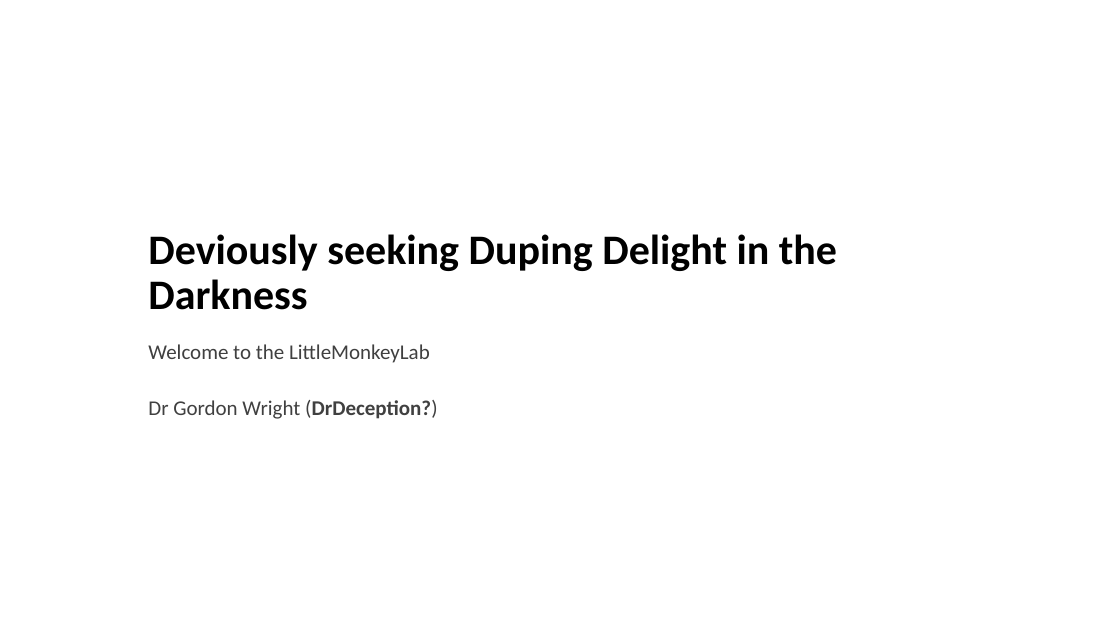
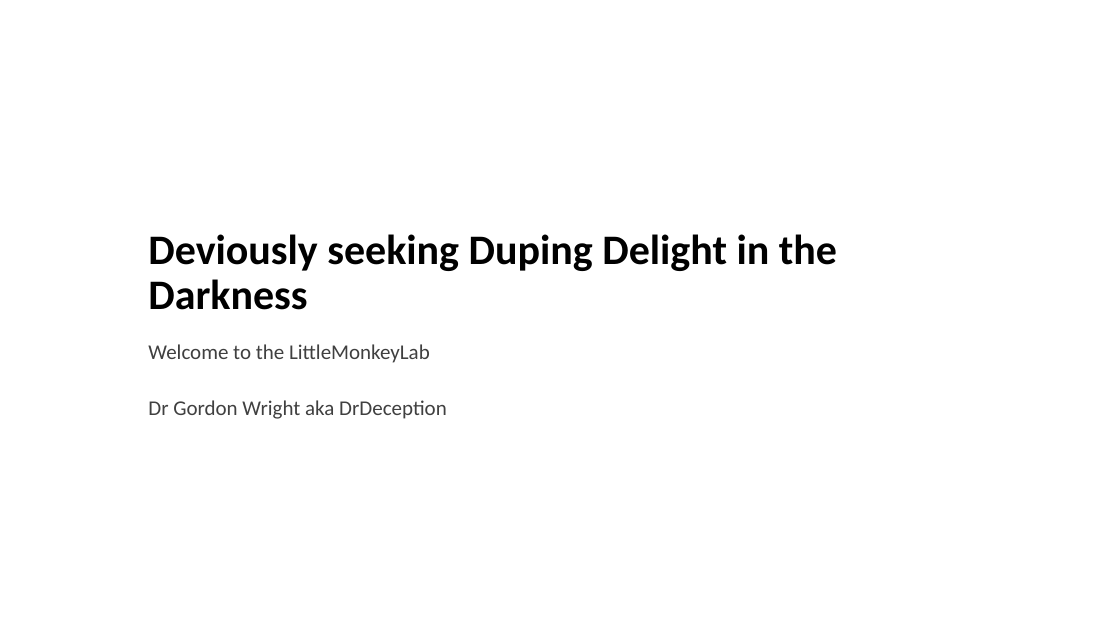
Before and after one commit to LittleMonkeyLab/PS52007Dslides, a slide deck: slide 1 of _site/lectures/Lecture08/PS51009Week8.pptx. Drawn at 1120x630 pixels with LibreOffice and Linux fonts; fonts in the diff are those of the drawing; background and template pictures are left out. Boxes give left, top, right and bottom in pixels: in the first picture for what was removed or moved away, otherwise in the second. Text is boxed around its words. In the diff, an @@ line names an element or a change of style, - is before the commit and + after.

```diff
--- a/_site/lectures/Lecture08/PS51009Week8.pptx
+++ b/_site/lectures/Lecture08/PS51009Week8.pptx
@@ subtitle at bbox=[148, 344, 447, 419]: text changed @@
-Welcome to the LittleMonkeyLab
-Dr Gordon Wright (DrDeception?)
+Welcome to the LittleMonkeyLab
+Dr Gordon Wright aka DrDeception
```
Also in this commit, not shown: 2 slides added, 31 other files.
